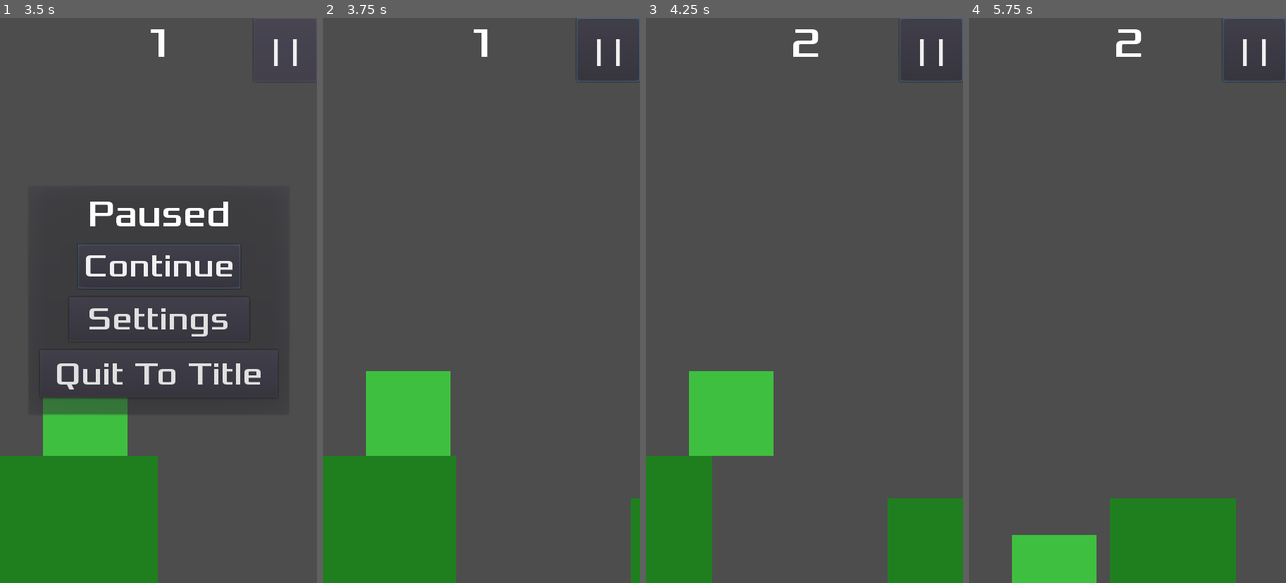
Above: before the commit, frames 1-4 (left to right).
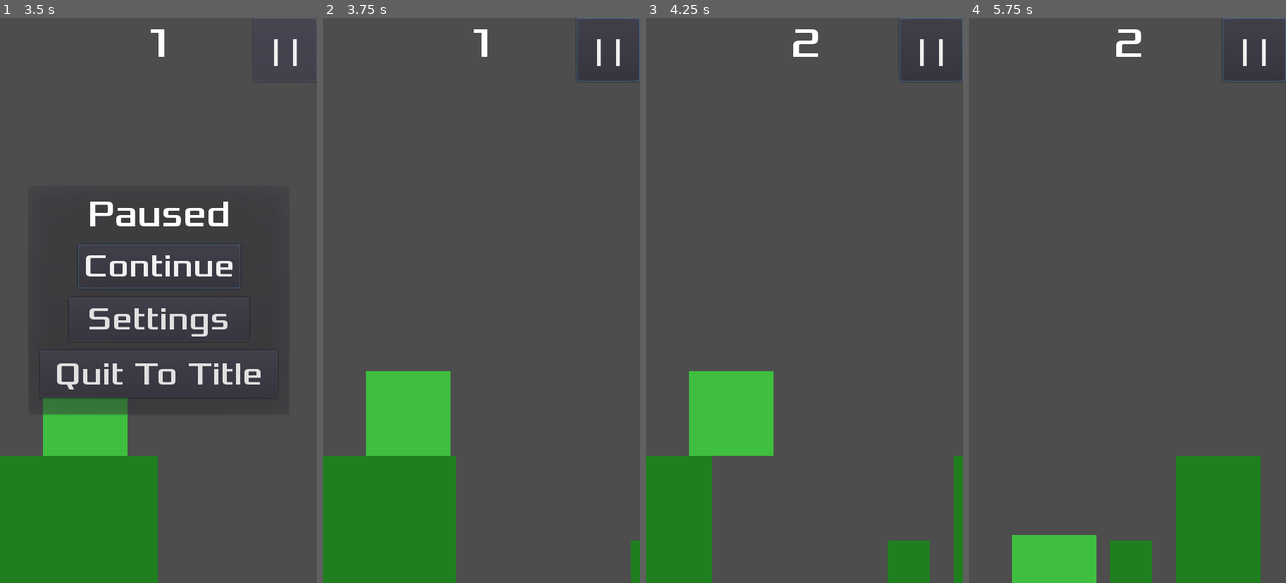
Above: after the commit, the same moments.

Repository: tomas7770/RunJump
Game: Godot game, scene res://scenes/Title.tscn
Two runs of this game, one before a commit and one after it. Both use one fixed random seed, a clock stepped at 60 frames per second and the inputs below.
Inputs (mouse positions are in pixels of both pictures, inside the frame that each line leads up to):
- Up to frame 1 (3.5 s): tap Enter at 0.5 s; move the mouse to (228, 272) at 0.52 s; click (228, 272) at 0.67 s; click "| |" at 1.25 s; click "Continue" at 2 s; click "| |" at 2.75 s
- Up to frame 2 (3.75 s): click "Continue" at 3.5 s
- Up to frame 3 (4.25 s): no input
- Up to frame 4 (5.75 s): click "| |" at 4.25 s; click "Continue" at 5 s

Frame 1 is identical in both runs. In frame 2, 0.2% of the frame differs, in the area x 97-100%, y 85-93%; in frame 3, 2.4%; in frame 4, 5.3%, in the area x 44-92%, y 77-100%.

Commit message:
De-hardcode some game values

Diff:
--- a/scenes/Main.gd
+++ b/scenes/Main.gd
@@ -2,21 +2,26 @@
 extends Control
 
 export (PackedScene) var Platform
-export var speed = 200
+export var initial_speed = 200
+export var speed_increment = 2
+export var initial_height = 3
 onready var player = get_node("Player")
-var screen_size
+var screen_size = Vector2(480,854)
 var score
-var last_height = 3
+var speed
+var last_height
 
 # Called when the node enters the scene tree for the first time.
 func _ready():
-	screen_size = Vector2(480,854)
 	new_game()
+
+func _get_next_plat_size():
+	return Vector2(1+randi()%5,min(1+randi()%5,last_height+3)) # 1-5
 
 func new_game():
 	score = 0
-	speed = 200
-	last_height = 3
+	speed = initial_speed
+	last_height = initial_height
 	$HUD.update_score(score)
 	player.position = Vector2(128,598)
 	var plats = get_tree().get_nodes_in_group("Platforms")
@@ -25,7 +30,7 @@
 	randomize()
 	var plat = Platform.instance()
 	add_child(plat)
-	plat.scale = Vector2(8,3)
+	plat.scale = Vector2(8,initial_height)
 	plat.position = Vector2(32*plat.scale.x,screen_size.y-32*plat.scale.y)
 	$SpawnTimer.set_paused(false)
 	$ScoreTimer.set_paused(false)
@@ -56,14 +61,14 @@
 func _on_SpawnTimer_timeout():
 	var plat = Platform.instance()
 	add_child(plat)
-	plat.scale = Vector2(1+randi()%5,min(1+randi()%5,last_height+3)) # 1-5
+	plat.scale = _get_next_plat_size()
 	last_height = plat.scale.y
 	plat.position = Vector2(screen_size.x+32*plat.scale.x,screen_size.y-32*plat.scale.y)
-	$SpawnTimer.start(plat.scale.x/(2.0*(speed/200.0)))
+	$SpawnTimer.start(plat.scale.x/(2.0*(speed/float(initial_speed))))
 
 func _on_ScoreTimer_timeout():
 	score += 1
-	speed += 2
+	speed += speed_increment
 	$HUD.update_score(score)
 
 func _exit_tree():
